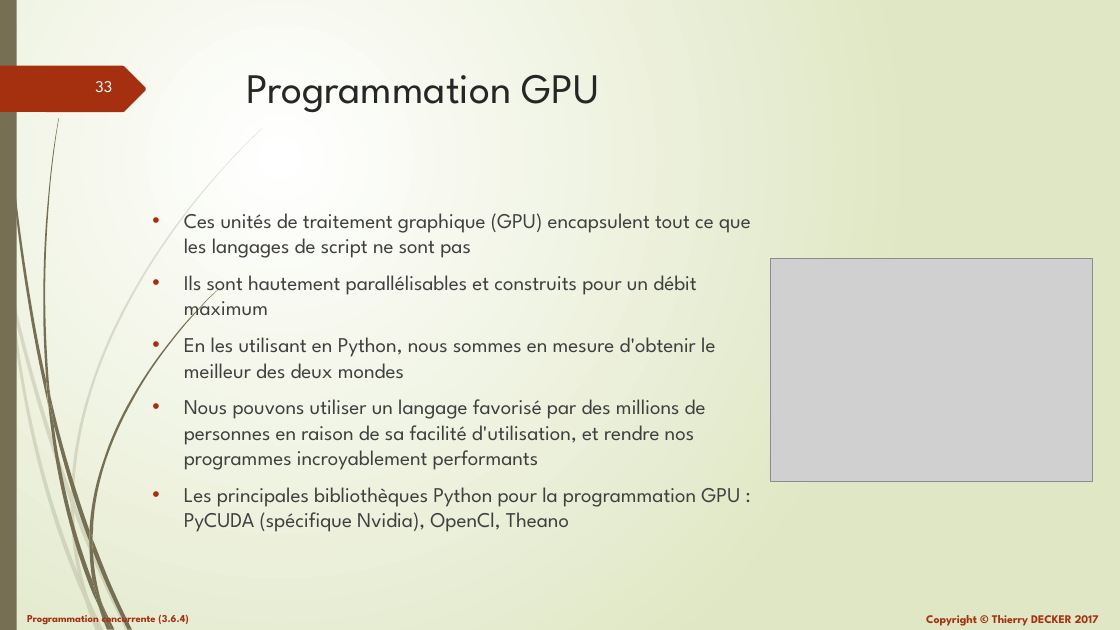
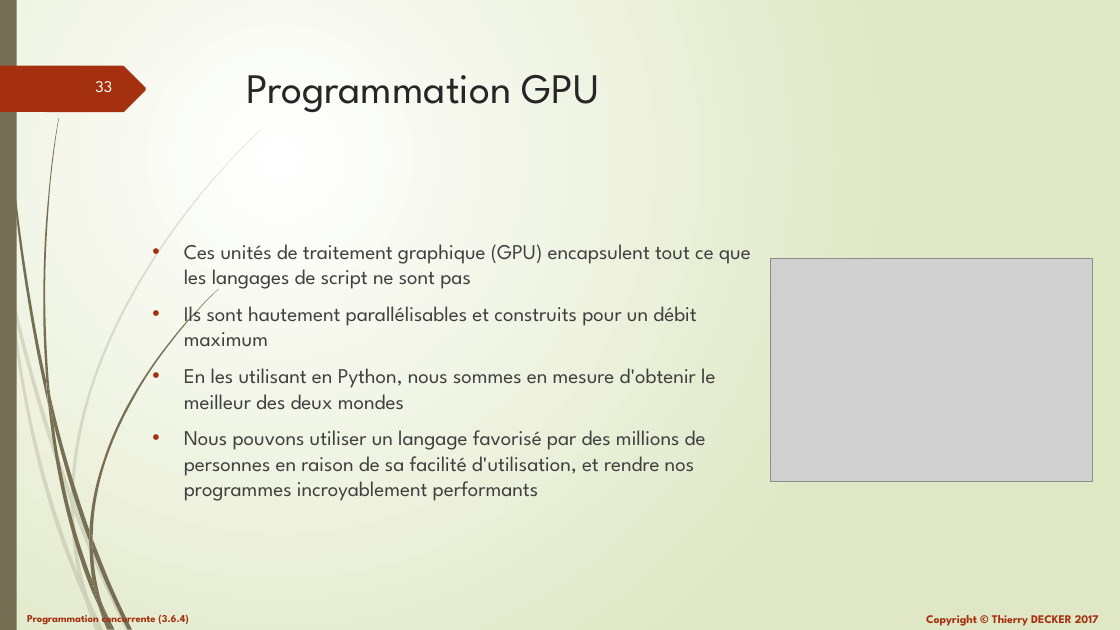
Before and after one commit to VikmanTheRacoon/learning-python, a slide deck: slide 33 of documentations/python-103.pptx. Drawn at 1120x630 pixels with LibreOffice and Linux fonts; fonts in the diff are those of the drawing; grey boxes stand for pictures. Boxes give left, top, right and bottom in pixels: in the first picture for what was removed or moved away, otherwise in the second. Text is boxed around its words. In the diff, an @@ line names an element or a change of style, - is before the commit and + after.

```diff
--- a/documentations/python-103.pptx
+++ b/documentations/python-103.pptx
@@ text at box(184, 487, 740, 532): paragraph removed @@
-• Les principales bibliothèques Python pour la programmation GPU : PyCUDA (spécifique Nvidia), OpenCl, Theano
```
Also in this commit, not shown: 10 slides added, 1 other file.
